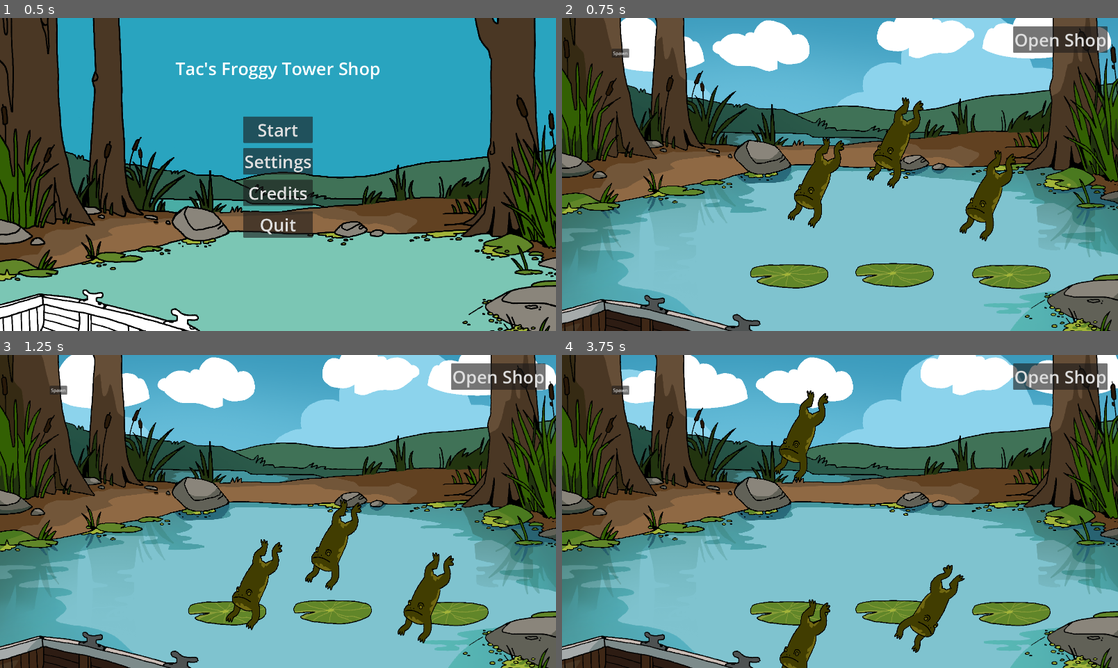
Above: before the commit, frames 1-4 (two rows, left to right).
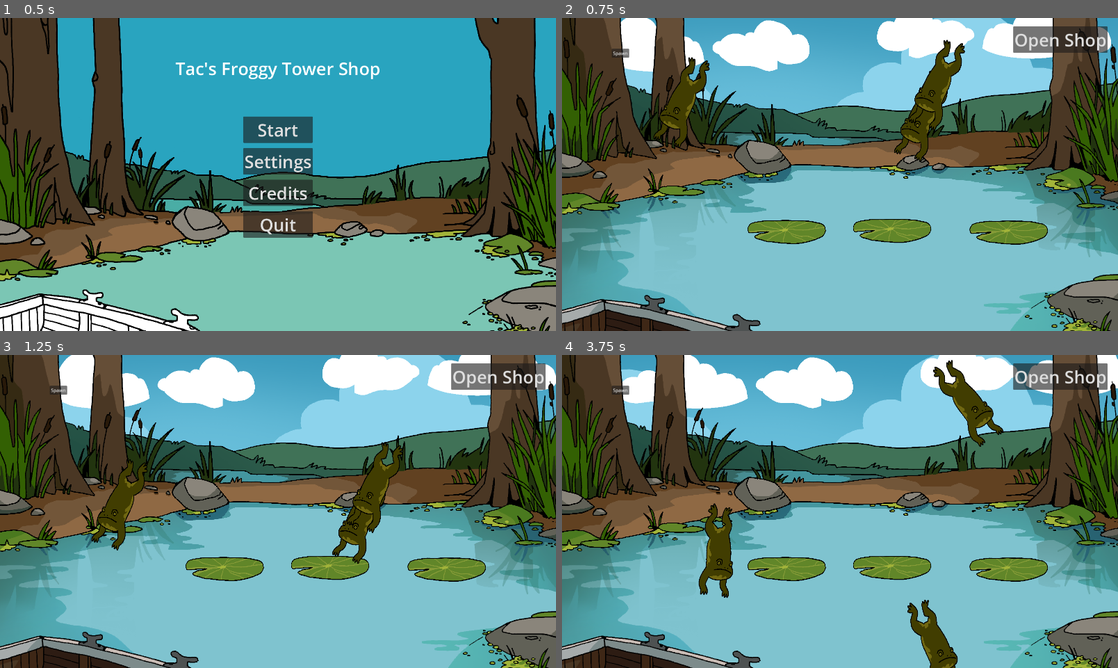
Above: after the commit, the same moments.

Repository: NotTom31/FroggeeToadems
Game: Godot game, scene res://Scenes/UI/MainMenu.tscn
Same seed, same stepped clock (60 frames per second), same inputs: the game is played once before the commit and once after it.
Inputs (mouse positions are in pixels of both pictures, inside the frame that each line leads up to):
- Up to frame 1 (0.5 s): no input
- Up to frame 2 (0.75 s): click "Start" at 0.5 s
- Up to frame 3 (1.25 s): no input
- Up to frame 4 (3.75 s): move the mouse to (990, 611) at 1.27 s; hold Right (ui_right) 1.28-2.78 s; click (990, 611) at 1.42 s; tap Up (ui_up) at 1.52, 2.27 s; move the mouse to (984, 652) at 2.02 s; click (984, 652) at 2.17 s; move the mouse to (801, 655) at 2.77 s; hold Left (ui_left) 2.78-3.53 s; click (801, 655) at 2.92 s; move the mouse to (801, 652) at 3.52 s; hold Right (ui_right) from 3.53 s (still down); click (801, 652) at 3.67 s

Frame 1 is identical in both runs. In frame 2, 11% of the frame differs, in the area x 16-88%, y 6-87%; in frame 3, 9.8%; in frame 4, 11%.

Commit message:
Updated Tom scene with new frog spawner

Diff:
--- a/Scenes/Levels/Test/Main-Scene-Tom.tscn
+++ b/Scenes/Levels/Test/Main-Scene-Tom.tscn
@@ -1,20 +1,17 @@
-[gd_scene load_steps=10 format=3 uid="uid://cog6dh2xtn66n"]
+[gd_scene load_steps=9 format=3 uid="uid://cog6dh2xtn66n"]
 
 [ext_resource type="Script" path="res://Code/Managers/LevelManager.gd" id="1_fwoa8"]
 [ext_resource type="PackedScene" uid="uid://i6igjyki2wqp" path="res://Scenes/Shop_Merchant_Placeholder/canvas_shop.tscn" id="2_llarb"]
-[ext_resource type="PackedScene" uid="uid://q2eyupn7k7l2" path="res://Scenes/Frogs/basic_frog.tscn" id="2_u2ubl"]
 [ext_resource type="PackedScene" uid="uid://d25bf5qdgn1h5" path="res://Scenes/Environment/Background.tscn" id="2_v13fq"]
-[ext_resource type="Texture2D" uid="uid://ht4x4rlup3a2" path="res://Assets/Art/Temp/swamp_firstpass.png" id="2_5w4dy"]
-[ext_resource type="PackedScene" uid="uid://q2eyupn7k7l2" path="res://Scenes/Frogs/FrogTypes/basic_frog.tscn" id="2_u2ubl"]
 [ext_resource type="PackedScene" uid="uid://mv06512gy8op" path="res://Scenes/lillypad.tscn" id="3_fwopu"]
 [ext_resource type="PackedScene" uid="uid://ceqymore53p77" path="res://Scenes/Legacy/temp_ground.tscn" id="3_iya8w"]
-[ext_resource type="PackedScene" uid="uid://cllbpv27v30g8" path="res://Scenes/Frogs/frog_slot.tscn" id="4_3nqnf"]
 [ext_resource type="PackedScene" uid="uid://cv05e0eutaagt" path="res://Scenes/UI/spawn_frog_ui.tscn" id="4_kr1ir"]
 [ext_resource type="PackedScene" uid="uid://d3r6wmwxqowp4" path="res://Scenes/FrogDetectionArea.tscn" id="6_fo3t6"]
+[ext_resource type="PackedScene" uid="uid://c4oeq4iblkrbg" path="res://Scenes/Frogs/frog_spawner.tscn" id="6_p8e6y"]
 
 [node name="LevelManager" type="Node2D" node_paths=PackedStringArray("frog_slots")]
 script = ExtResource("1_fwoa8")
-frog_slots = [NodePath("Lillypads/Lillypad/FrogSlot"), NodePath("Lillypads/Lillypad2/FrogSlot"), NodePath("Lillypads/Lillypad3/FrogSlot"), NodePath("Frogs/BasicFrog/SlotOnHead"), NodePath("Frogs/BasicFrog2/SlotOnHead"), NodePath("Frogs/BasicFrog3/SlotOnHead"), NodePath("OtherSlots/FrogSlot"), NodePath("OtherSlots/FrogSlot2"), NodePath("OtherSlots/FrogSlot3"), NodePath("OtherSlots/FrogSlot4")]
+frog_slots = [NodePath("Lillypads/Lillypad/FrogSlot"), NodePath("Lillypads/Lillypad2/FrogSlot"), NodePath("Lillypads/Lillypad3/FrogSlot")]
 
 [node name="Background" parent="." instance=ExtResource("2_v13fq")]
 
@@ -30,54 +27,27 @@
 offset_right = 172.0
 offset_bottom = 106.0
 
-[node name="Frogs" type="Node2D" parent="."]
-
-[node name="BasicFrog" parent="Frogs" instance=ExtResource("2_u2ubl")]
-position = Vector2(1477, 625)
-
-[node name="BasicFrog2" parent="Frogs" instance=ExtResource("2_u2ubl")]
-position = Vector2(884, 579)
-
-[node name="BasicFrog3" parent="Frogs" instance=ExtResource("2_u2ubl")]
-position = Vector2(1158, 442)
+[node name="FrogSpawner" parent="." instance=ExtResource("6_p8e6y")]
+position = Vector2(980, 261)
 
 [node name="Lillypads" type="Node2D" parent="."]
 
 [node name="Lillypad" parent="Lillypads" instance=ExtResource("3_fwopu")]
-position = Vector2(785, 873)
+position = Vector2(776, 720)
 
 [node name="Lillypad2" parent="Lillypads" instance=ExtResource("3_fwopu")]
-position = Vector2(1149, 869)
+position = Vector2(1140, 716)
 
 [node name="Lillypad3" parent="Lillypads" instance=ExtResource("3_fwopu")]
-position = Vector2(1552, 875)
-
-[node name="OtherSlots" type="Node2D" parent="."]
-
-[node name="FrogSlot" parent="OtherSlots" instance=ExtResource("4_3nqnf")]
-position = Vector2(632, 888)
-
-[node name="FrogSlot2" parent="OtherSlots" instance=ExtResource("4_3nqnf")]
-position = Vector2(962, 888)
-
-[node name="FrogSlot3" parent="OtherSlots" instance=ExtResource("4_3nqnf")]
-position = Vector2(1342, 885)
-
-[node name="FrogSlot4" parent="OtherSlots" instance=ExtResource("4_3nqnf")]
-position = Vector2(1710, 892)
+position = Vector2(1543, 722)
 
 [node name="FrogDetectionArea" parent="." instance=ExtResource("6_fo3t6")]
 
 [node name="CollisionShape2D" parent="FrogDetectionArea" index="0"]
 position = Vector2(962, 1006)
 
-[connection signal="frog_deselected" from="Frogs/BasicFrog" to="." method="_on_frog_deselected"]
-[connection signal="frog_deselected" from="Frogs/BasicFrog2" to="." method="_on_frog_deselected"]
-[connection signal="frog_deselected" from="Frogs/BasicFrog3" to="." method="_on_frog_deselected"]
+[connection signal="spawned_frog" from="FrogSpawner" to="." method="_on_frog_spawner_spawned_frog"]
 
-[editable path="Frogs/BasicFrog"]
-[editable path="Frogs/BasicFrog2"]
-[editable path="Frogs/BasicFrog3"]
 [editable path="Lillypads/Lillypad"]
 [editable path="Lillypads/Lillypad2"]
 [editable path="Lillypads/Lillypad3"]
